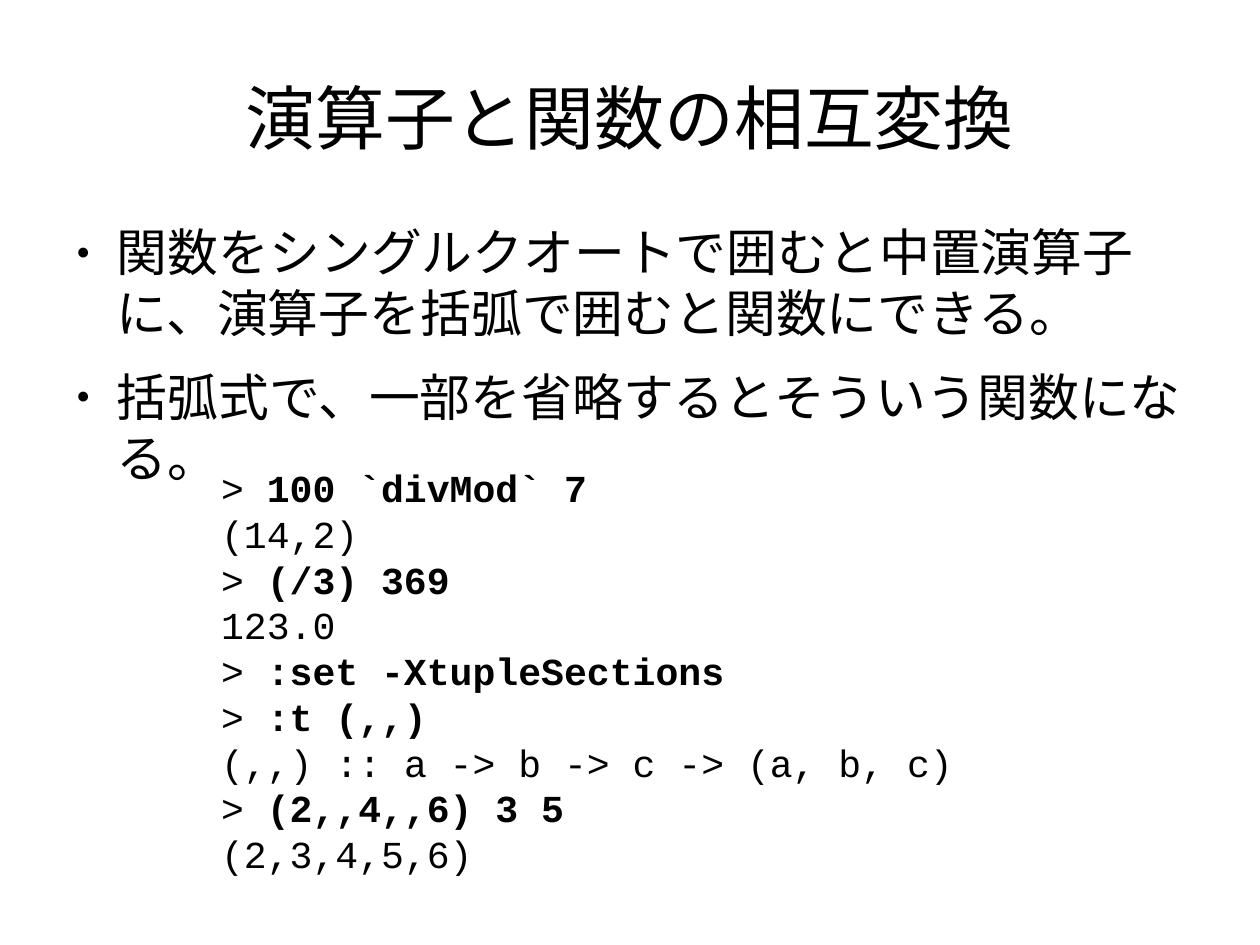
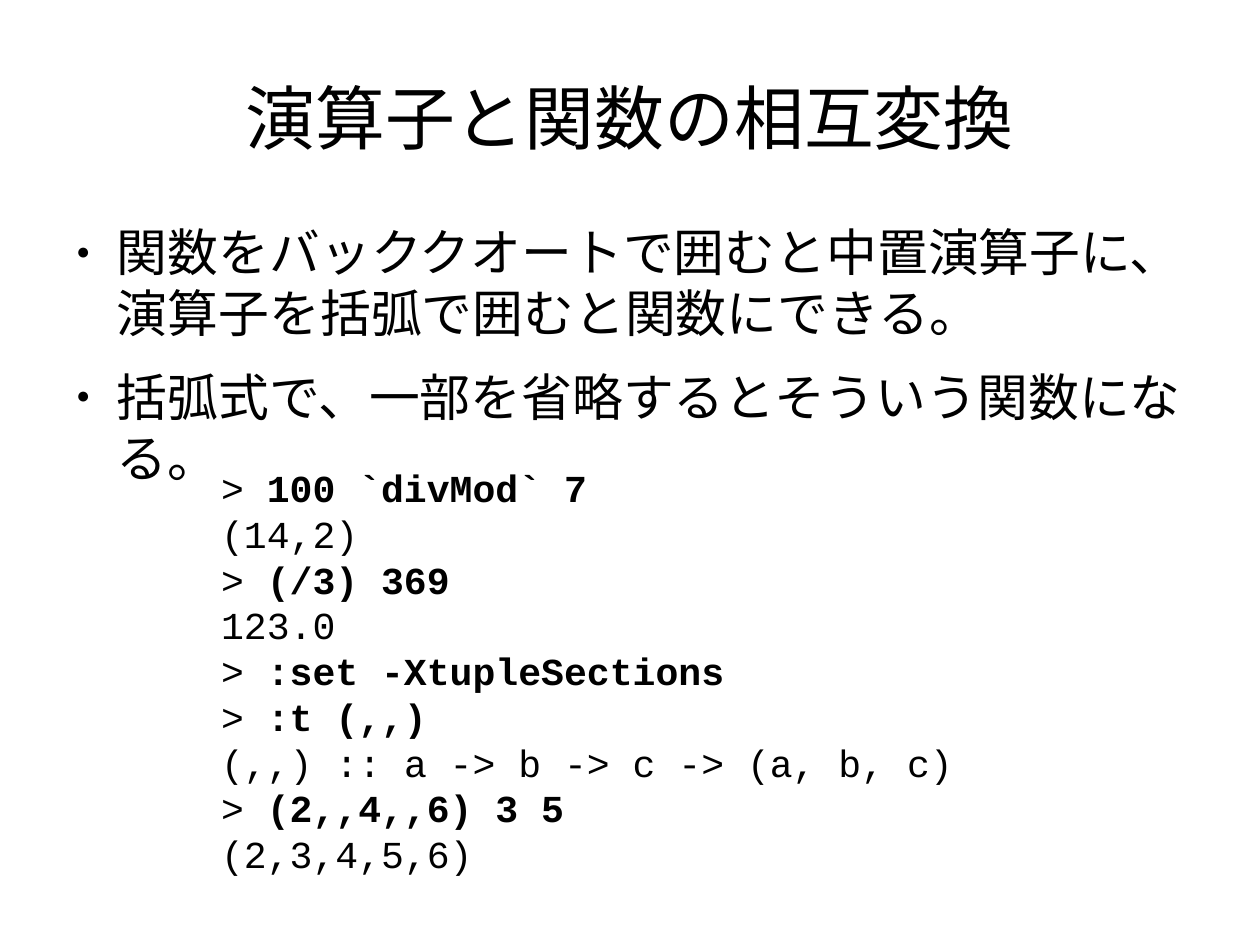
Before and after one commit to nushio3/learn-haskell, a slide deck: slide 62 of Tsukuba-2016.odp. Drawn at 1260x945 pixels with LibreOffice and Linux fonts; fonts in the diff are those of the drawing. Boxes give left, top, right and bottom in pixels: in the first picture for what was removed or moved away, otherwise in the second. Text is boxed around its words. In the diff, an @@ line names an element or a change of style, - is before the commit and + after.

```diff
--- a/Tsukuba-2016.odp
+++ b/Tsukuba-2016.odp
@@ text at <box>117,228,1181,337</box>: text changed @@
-● 関数をシングルクオートで囲むと中置演算子に、演算子を括弧で囲むと関数にできる。
+● 関数をバッククオートで囲むと中置演算子に、演算子を括弧で囲むと関数にできる。
```
Also in this commit, not shown: 8 other slides changed, 1 other file.
